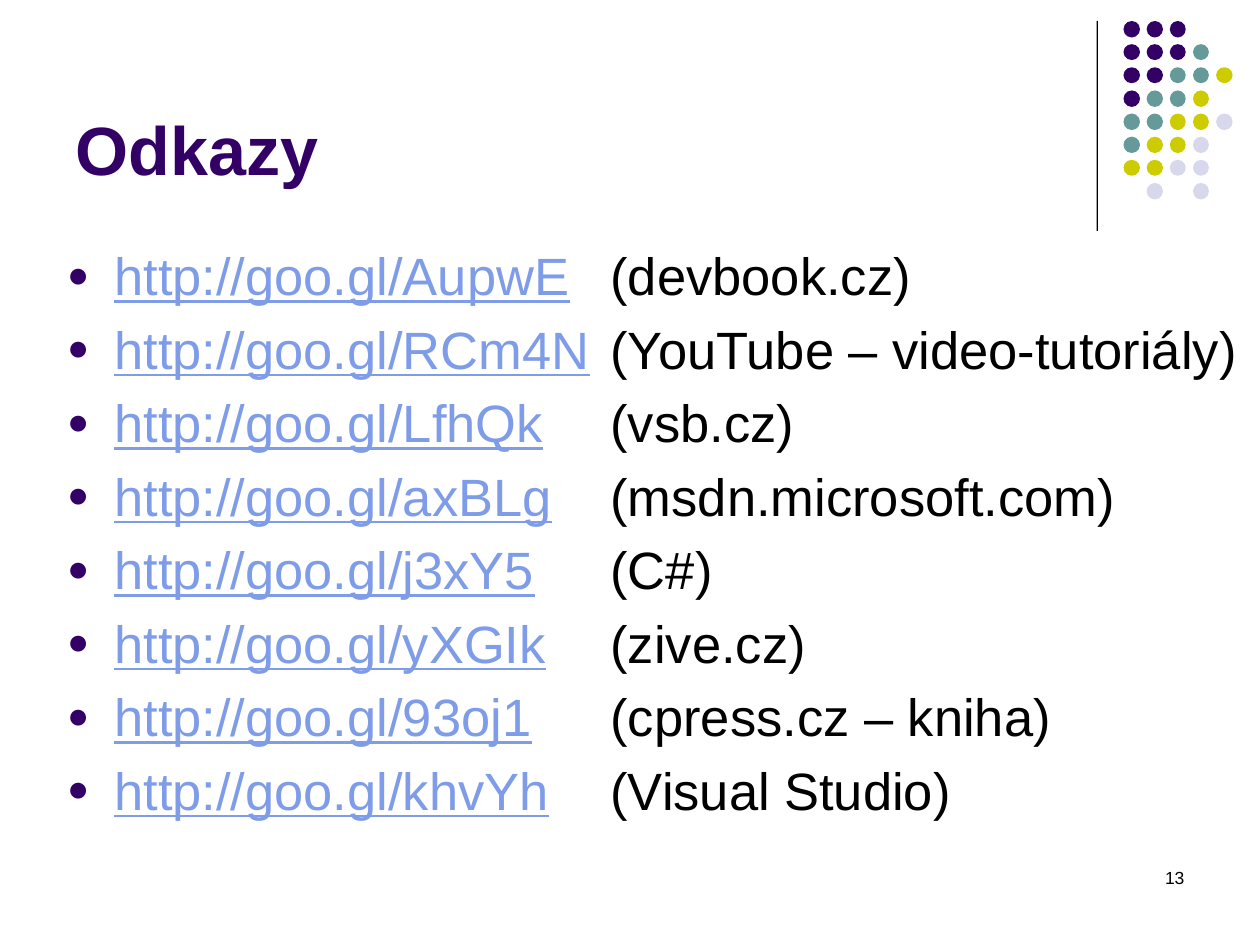
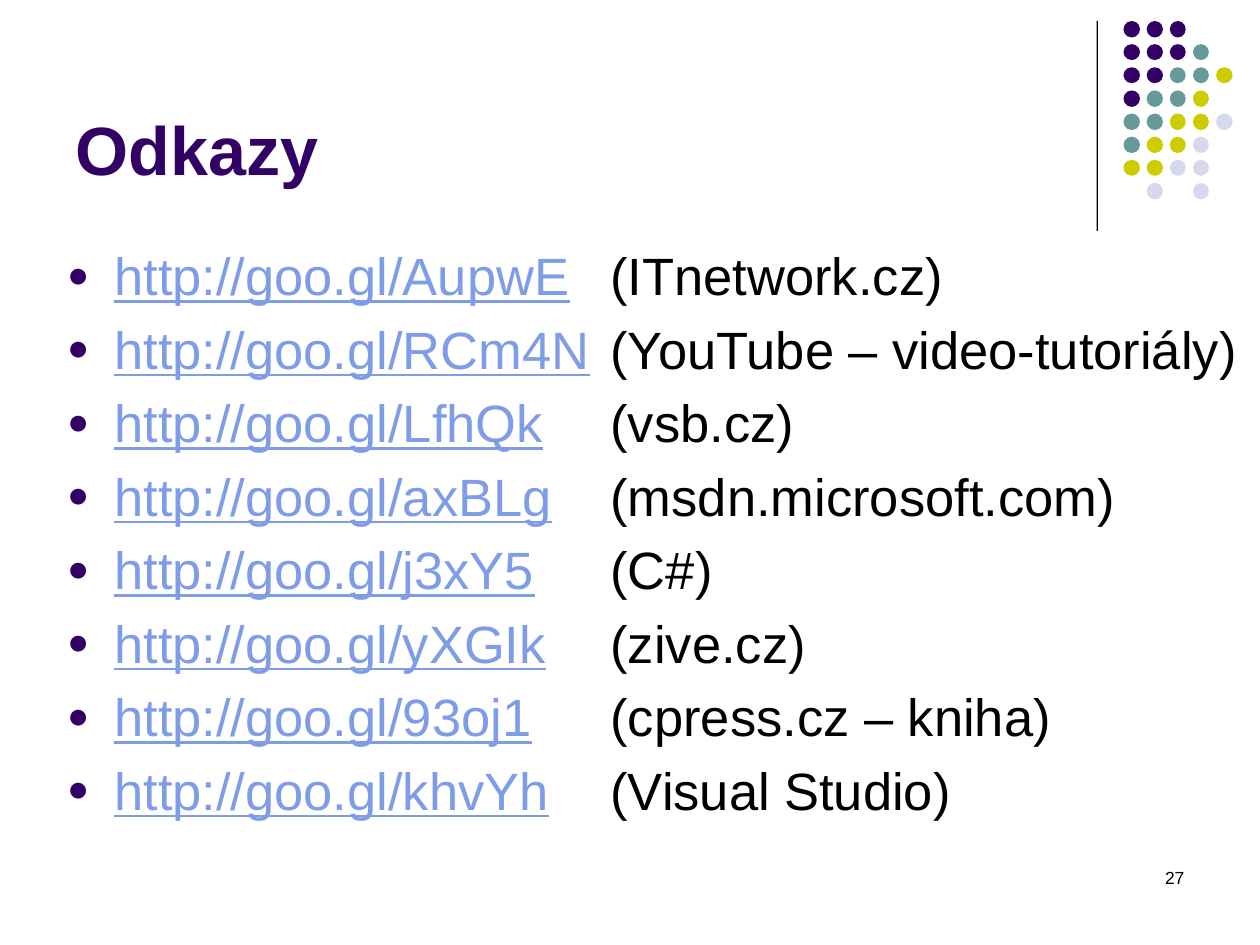
Before and after one commit to PetrVobornik/prednasky, a slide deck: slide 27 of Xamarin.Forms/01-OOP-a-NET/OOP-1-tridy.ppsx (slide 13 before the commit). Drawn at 1260x945 pixels with LibreOffice and Linux fonts; fonts in the diff are those of the drawing. Boxes give left, top, right and bottom in pixels: in the first picture for what was removed or moved away, otherwise in the second. Text is boxed around its words. In the diff, an @@ line names an element or a change of style, - is before the commit and + after.

```diff
--- a/Xamarin.Forms/01-OOP-a-NET/OOP-1-tridy.ppsx
+++ b/Xamarin.Forms/01-OOP-a-NET/OOP-1-tridy.ppsx
@@ text at box(114, 257, 943, 306): text changed @@
-● http://goo.gl/AupwE (devbook.cz)
+● http://goo.gl/AupwE (ITnetwork.cz)
@@ page number at box(1165, 871, 1184, 884): text changed @@
-13
+27
```
Also in this commit, not shown: 4 other slides changed, 22 slides added, 8 slides removed, 1 other file.
